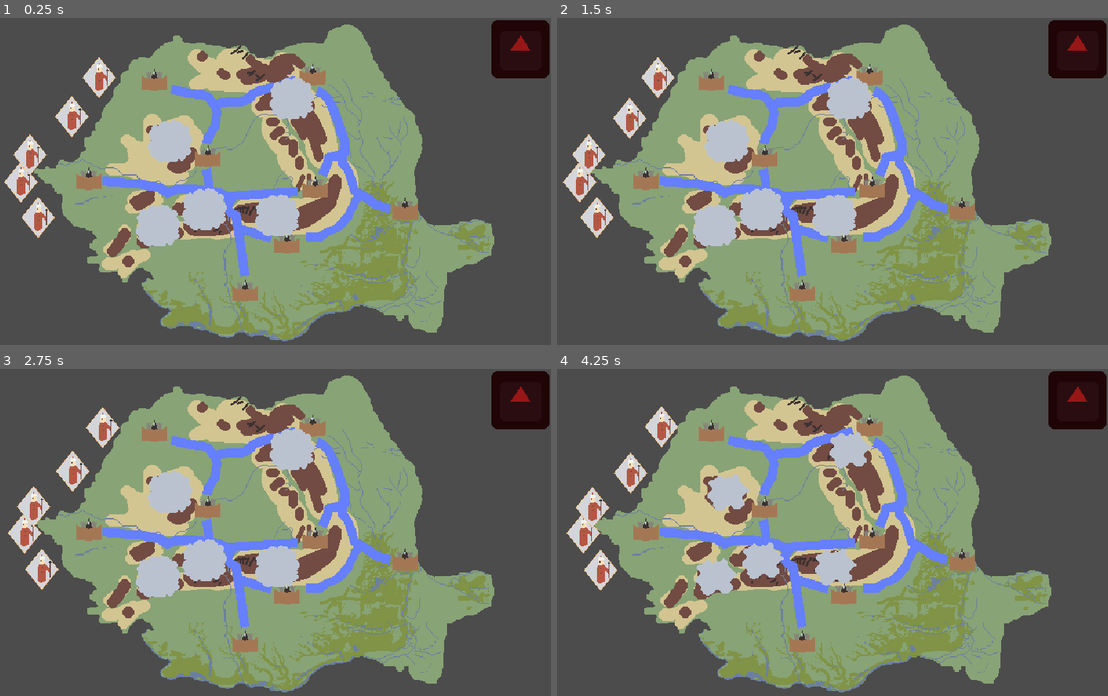
Above: before the commit, frames 1-4 (two rows, left to right).
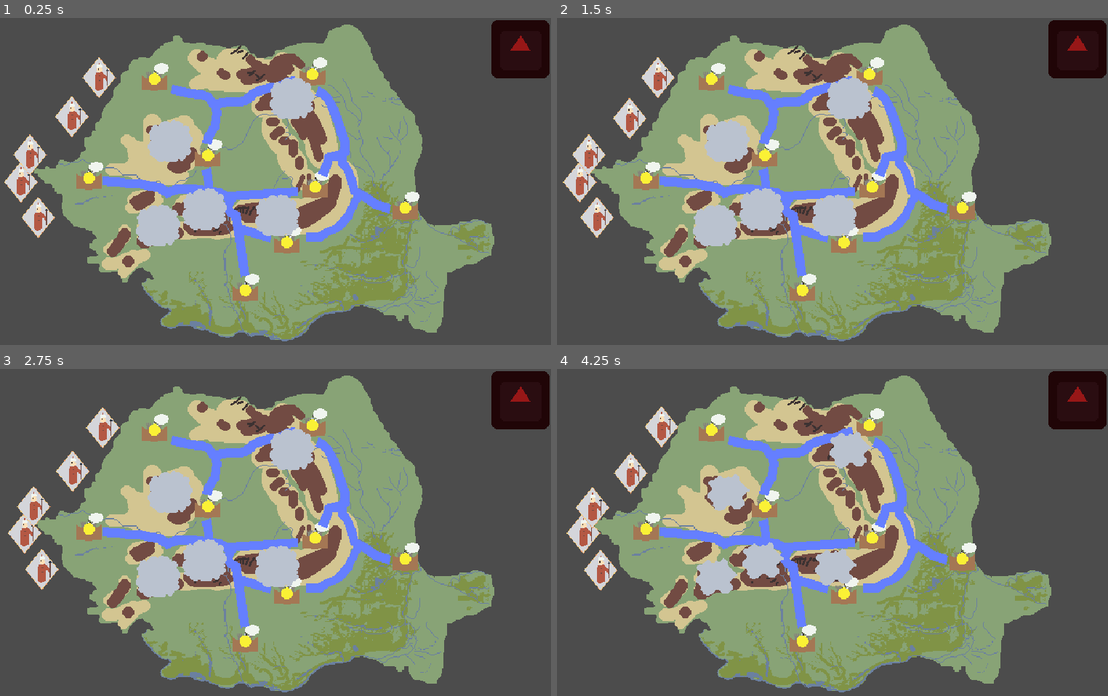
Above: after the commit, the same moments.

Repository: Bstylestuff/Solomonari
Game: Godot game, scene res://Screens/MainGame/World.tscn
Same seed, same stepped clock (60 frames per second), same inputs: the game is played once before the commit and once after it. This scene is started directly instead of the project's main scene. The engine's default icon, where the game draws it, is replaced by a stand-in: a white triangle on a blue panel in a dark square.
Inputs (mouse positions are in pixels of both pictures, inside the frame that each line leads up to):
- Up to frame 1 (0.25 s): no input
- Up to frame 2 (1.5 s): move the mouse to (727, 142) at 0.52 s; click (727, 142) at 0.67 s; move the mouse to (711, 227) at 1.27 s; click (711, 227) at 1.42 s
- Up to frame 3 (2.75 s): move the mouse to (203, 561) at 2.02 s; click (203, 561) at 2.17 s
- Up to frame 4 (4.25 s): move the mouse to (849, 450) at 2.77 s; click (849, 450) at 2.92 s; move the mouse to (832, 568) at 3.52 s; click (832, 568) at 3.67 s

The runs differ from the first frame. In frame 1, 0.9% of the frame differs, in the area x 15-77%, y 12-86%; in frame 2, 0.9%; in frame 3, 0.9%; in frame 4, 1.0%.

Commit message:
Town can cry

Diff:
--- a/Screens/MainGame/World.gd
+++ b/Screens/MainGame/World.gd
@@ -10,4 +10,4 @@
 
 func _on_pauseButton_pressed():
 	$Mountain.spawn()
-	$Map/Town.pay()
+	$Map/Town.need()
--- /dev/null
+++ b/Town/RAIN.tres
@@ -0,0 +1,38 @@
+[gd_resource type="Animation" format=2]
+
+[resource]
+resource_name = "RAIN"
+tracks/0/type = "value"
+tracks/0/path = NodePath("NeedBubble:frame")
+tracks/0/interp = 1
+tracks/0/loop_wrap = true
+tracks/0/imported = false
+tracks/0/enabled = true
+tracks/0/keys = {
+"times": PoolRealArray( 0, 0.1, 0.2, 0.3, 0.4, 0.5, 0.6, 0.7, 0.79936, 0.884638, 0.954553 ),
+"transitions": PoolRealArray( 1, 1, 1, 1, 1, 1, 1, 1, 1, 1, 1 ),
+"update": 1,
+"values": [ 5, 6, 5, 6, 5, 6, 5, 6, 5, 6, 5 ]
+}
+tracks/1/type = "value"
+tracks/1/path = NodePath("NeedBubble:visible")
+tracks/1/interp = 1
+tracks/1/loop_wrap = true
+tracks/1/imported = false
+tracks/1/enabled = true
+tracks/1/keys = {
+"times": PoolRealArray( 0, 0.995993 ),
+"transitions": PoolRealArray( 1, 1 ),
+"update": 1,
+"values": [ true, false ]
+}
+tracks/2/type = "animation"
+tracks/2/path = NodePath("AnimationPlayer")
+tracks/2/interp = 1
+tracks/2/loop_wrap = true
+tracks/2/imported = false
+tracks/2/enabled = true
+tracks/2/keys = {
+"clips": PoolStringArray( "Dissolve" ),
+"times": PoolRealArray( 0.994713 )
+}
--- a/Town/Town.tscn
+++ b/Town/Town.tscn
@@ -1,67 +1,54 @@
-[gd_scene load_steps=7 format=2]
+[gd_scene load_steps=11 format=2]
 
 [ext_resource path="res://Town/settlement_base.gd" type="Script" id=1]
 [ext_resource path="res://Town/Town1.png" type="Texture" id=2]
 [ext_resource path="res://Town/Money.png" type="Texture" id=3]
+[ext_resource path="res://Town/NeedBubble.png" type="Texture" id=4]
+[ext_resource path="res://Town/TownPayAnim.tres" type="Animation" id=5]
+[ext_resource path="res://Town/WantRain.tres" type="Animation" id=6]
+[ext_resource path="res://Town/RAIN.tres" type="Animation" id=7]
+[ext_resource path="res://Town/TownDissolve.tres" type="Animation" id=8]
 
 [sub_resource type="CircleShape2D" id=1]
 radius = 25.0
 
 [sub_resource type="Animation" id=2]
 length = 0.001
-
-[sub_resource type="Animation" id=3]
-resource_name = "TownPay"
-length = 0.5
 tracks/0/type = "value"
-tracks/0/path = NodePath("Pay:frame")
+tracks/0/path = NodePath("NeedBubble:visible")
 tracks/0/interp = 1
 tracks/0/loop_wrap = true
 tracks/0/imported = false
 tracks/0/enabled = true
 tracks/0/keys = {
-"times": PoolRealArray( -0.000640099, 0.0838529, 0.155193, 0.222114, 0.288044, 0.349288, 0.415362, 0.478794 ),
-"transitions": PoolRealArray( 1, 1, 1, 1, 1, 1, 1, 1 ),
-"update": 1,
-"values": [ 0, 1, 2, 3, 5, 6, 7, 8 ]
+"times": PoolRealArray( 0 ),
+"transitions": PoolRealArray( 1 ),
+"update": 0,
+"values": [ true ]
 }
-tracks/1/type = "method"
-tracks/1/path = NodePath(".")
+tracks/1/type = "value"
+tracks/1/path = NodePath("NeedBubble:frame")
 tracks/1/interp = 1
 tracks/1/loop_wrap = true
 tracks/1/imported = false
 tracks/1/enabled = true
 tracks/1/keys = {
-"times": PoolRealArray( 0.5 ),
+"times": PoolRealArray( 0 ),
 "transitions": PoolRealArray( 1 ),
-"values": [ {
-"args": [  ],
-"method": "_pay_up"
-} ]
+"update": 0,
+"values": [ 4 ]
 }
 tracks/2/type = "value"
-tracks/2/path = NodePath("Sprite:visible")
+tracks/2/path = NodePath("Pay:visible")
 tracks/2/interp = 1
 tracks/2/loop_wrap = true
 tracks/2/imported = false
 tracks/2/enabled = true
 tracks/2/keys = {
-"times": PoolRealArray(  ),
-"transitions": PoolRealArray(  ),
-"update": 1,
-"values": [  ]
-}
-tracks/3/type = "value"
-tracks/3/path = NodePath("Pay:visible")
-tracks/3/interp = 1
-tracks/3/loop_wrap = true
-tracks/3/imported = false
-tracks/3/enabled = true
-tracks/3/keys = {
-"times": PoolRealArray( 0, 0.493516, 0.5 ),
-"transitions": PoolRealArray( 1, 1, 1 ),
-"update": 1,
-"values": [ true, true, false ]
+"times": PoolRealArray( 0 ),
+"transitions": PoolRealArray( 1 ),
+"update": 0,
+"values": [ true ]
 }
 
 [node name="Town" type="Node2D" groups=["towns"]]
@@ -81,13 +68,23 @@
 [node name="FeelBubble" type="Sprite" parent="."]
 
 [node name="NeedBubble" type="Sprite" parent="."]
+position = Vector2( 12.8571, -14.2857 )
+texture = ExtResource( 4 )
+hframes = 7
+vframes = 2
+frame = 4
 
 [node name="Pay" type="Sprite" parent="."]
-visible = false
 position = Vector2( 0, -27.1429 )
 texture = ExtResource( 3 )
 hframes = 9
 
+[node name="AnimationPlayer2" type="AnimationPlayer" parent="."]
+anims/RAIN = ExtResource( 7 )
+
 [node name="AnimationPlayer" type="AnimationPlayer" parent="."]
+anims/Dissolve = ExtResource( 8 )
+anims/RAIN = ExtResource( 7 )
 anims/RESET = SubResource( 2 )
-anims/TownPay = SubResource( 3 )
+anims/TownPay = ExtResource( 5 )
+anims/WantRain = ExtResource( 6 )
--- /dev/null
+++ b/Town/TownDissolve.tres
@@ -0,0 +1,29 @@
+[gd_resource type="Animation" format=2]
+
+[resource]
+resource_name = "Dissolve"
+length = 0.45
+tracks/0/type = "value"
+tracks/0/path = NodePath("NeedBubble:frame")
+tracks/0/interp = 1
+tracks/0/loop_wrap = true
+tracks/0/imported = false
+tracks/0/enabled = true
+tracks/0/keys = {
+"times": PoolRealArray( 0, 0.1325, 0.3, 0.4 ),
+"transitions": PoolRealArray( 1, 1, 1, 1 ),
+"update": 1,
+"values": [ 7, 8, 9, 10 ]
+}
+tracks/1/type = "value"
+tracks/1/path = NodePath("NeedBubble:visible")
+tracks/1/interp = 1
+tracks/1/loop_wrap = true
+tracks/1/imported = false
+tracks/1/enabled = true
+tracks/1/keys = {
+"times": PoolRealArray( 0, 0.45 ),
+"transitions": PoolRealArray( 1, 1 ),
+"update": 1,
+"values": [ true, false ]
+}
--- /dev/null
+++ b/Town/WantRain.tres
@@ -0,0 +1,39 @@
+[gd_resource type="Animation" format=2]
+
+[resource]
+resource_name = "WantRain"
+length = 0.5
+tracks/0/type = "value"
+tracks/0/path = NodePath("NeedBubble:frame")
+tracks/0/interp = 1
+tracks/0/loop_wrap = true
+tracks/0/imported = false
+tracks/0/enabled = true
+tracks/0/keys = {
+"times": PoolRealArray( 0, 0.0531282, 0.187549, 0.323684, 0.39936, 0.458394 ),
+"transitions": PoolRealArray( 1, 1, 1, 1, 1, 1 ),
+"update": 1,
+"values": [ 0, 1, 2, 3, 4, 4 ]
+}
+tracks/1/type = "value"
+tracks/1/path = NodePath("NeedBubble:visible")
+tracks/1/interp = 1
+tracks/1/loop_wrap = true
+tracks/1/imported = false
+tracks/1/enabled = true
+tracks/1/keys = {
+"times": PoolRealArray( 0, 0.492876 ),
+"transitions": PoolRealArray( 1, 1 ),
+"update": 1,
+"values": [ true, true ]
+}
+tracks/2/type = "animation"
+tracks/2/path = NodePath("AnimationPlayer2")
+tracks/2/interp = 1
+tracks/2/loop_wrap = true
+tracks/2/imported = false
+tracks/2/enabled = true
+tracks/2/keys = {
+"clips": PoolStringArray( "RAIN" ),
+"times": PoolRealArray( 0.483274 )
+}
--- a/Town/settlement_base.gd
+++ b/Town/settlement_base.gd
@@ -8,11 +8,11 @@
 var tolerance: int = 0
 var is_threatened: bool = false
 
-# Food grows when the crops are watered. If stored_food >= required_food happiness increases
 func _init():
 	money_per_tick = 5
 	happiness_level = 10
 	required_food = 20
+
 func _process(delta):
 	if stored_food >= required_food:
 		happiness_level = happiness_level + 1
@@ -28,5 +28,8 @@
 
 func pay():
 	$AnimationPlayer.play("TownPay")
+func need():
+	$AnimationPlayer.play("WantRain")
+
 func _pay_up():
 	GameState.add_score()
Binary file added: Town/FeelBubble.aseprite
Binary file added: Town/FeelBubble.png
Not shown, added: Town/FeelBubble.png.import
Binary file added: Town/NeedBubble.aseprite
Binary file added: Town/NeedBubble.png
Not shown, added: Town/NeedBubble.png.import
